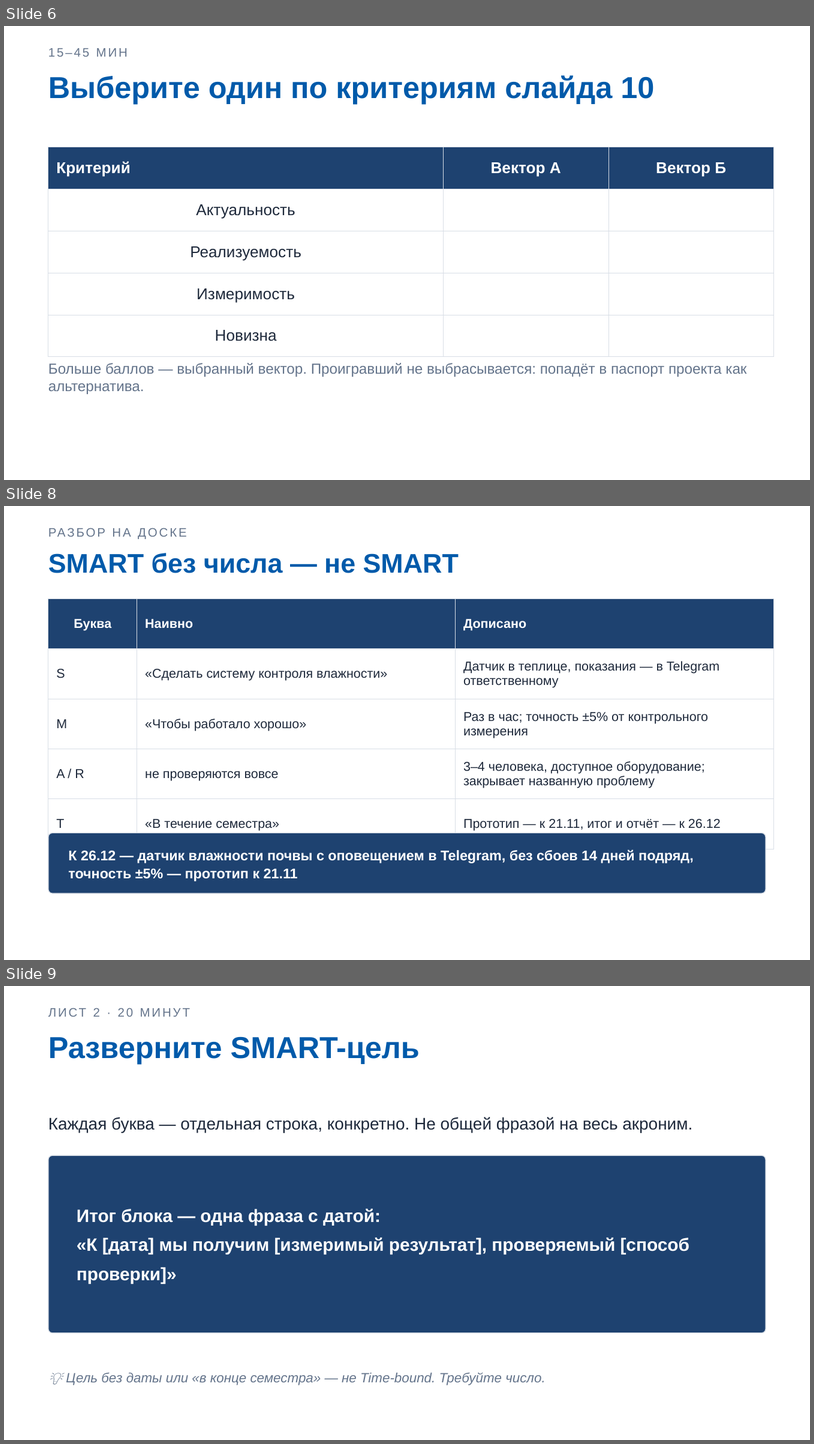
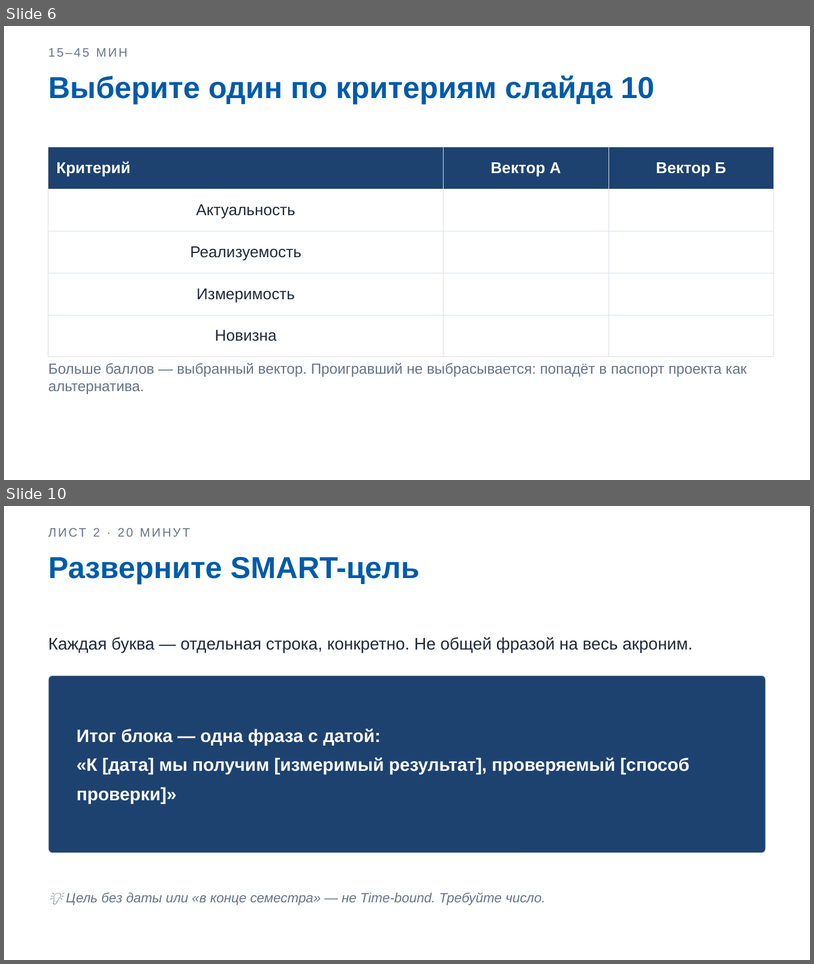
Before and after one commit to DimaMuhannad/OPD, a slide deck: zanyatiya/Zanyatie_02_Praktika1_Slaydy.pptx. Shown one above the other, each under a label of ours: slides 6, 8 and 9 before the commit, slides 6 and 10 after it; the slides between them are not shown. The pictures are 814x1444 and 814x964 pixels, drawn with LibreOffice and Linux fonts; fonts in the diff are those of the drawing. Boxes give left, top, right and bottom in pixels: in the first picture for what was removed or moved away, otherwise in the second. Text is boxed around its words. In the diff, an @@ line names an element or a change of style, - is before the commit and + after.

```diff
--- a/zanyatiya/Zanyatie_02_Praktika1_Slaydy.pptx
+++ b/zanyatiya/Zanyatie_02_Praktika1_Slaydy.pptx
@@ slide 8 removed at bbox=[4, 506, 810, 960], background #FFFFFF @@
@@ text removed at bbox=[48, 522, 766, 541] @@
-РАЗБОР НА ДОСКЕ
@@ text removed at bbox=[48, 553, 459, 573] @@
-SMART без числа — не SMART
@@ table removed at bbox=[48, 599, 774, 833], 5 rows, 3 columns @@
-Буква | Наивно | Дописано
-S | «Сделать систему контроля влажности» | Датчик в теплице, показания — в Telegram ответственному
-M | «Чтобы работало хорошо» | Раз в час; точность ±5% от контрольного измерения
-A / R | не проверяются вовсе | 3–4 человека, доступное оборудование; закрывает названную проблему
-T | «В течение семестра» | Прототип — к 21.11, итог и отчёт — к 26.12
@@ rounded rectangle removed at bbox=[48, 832, 766, 893] @@
@@ text removed at bbox=[68, 849, 694, 881] @@
-К 26.12 — датчик влажности почвы с оповещением в Telegram, без сбоев 14 дней подряд, точность ±5% — прототип к 21.11
@@ what was slide 9 is now slide 10 @@
```
Also in this commit, not shown: 2 slides changed, 3 slides added, 1 other slide removed, 3 other files.
